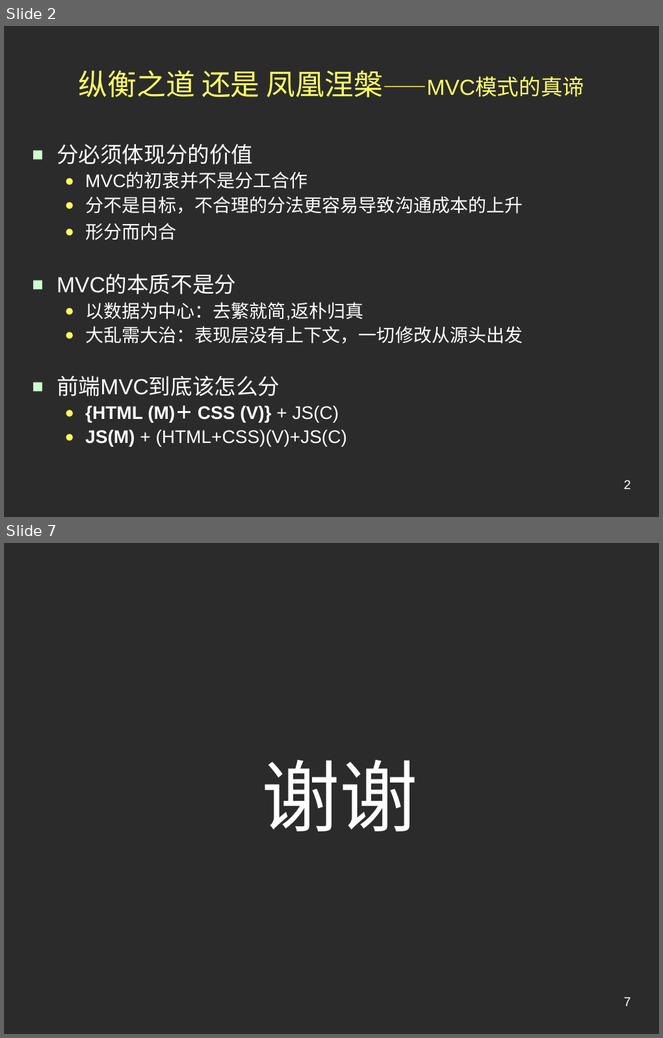
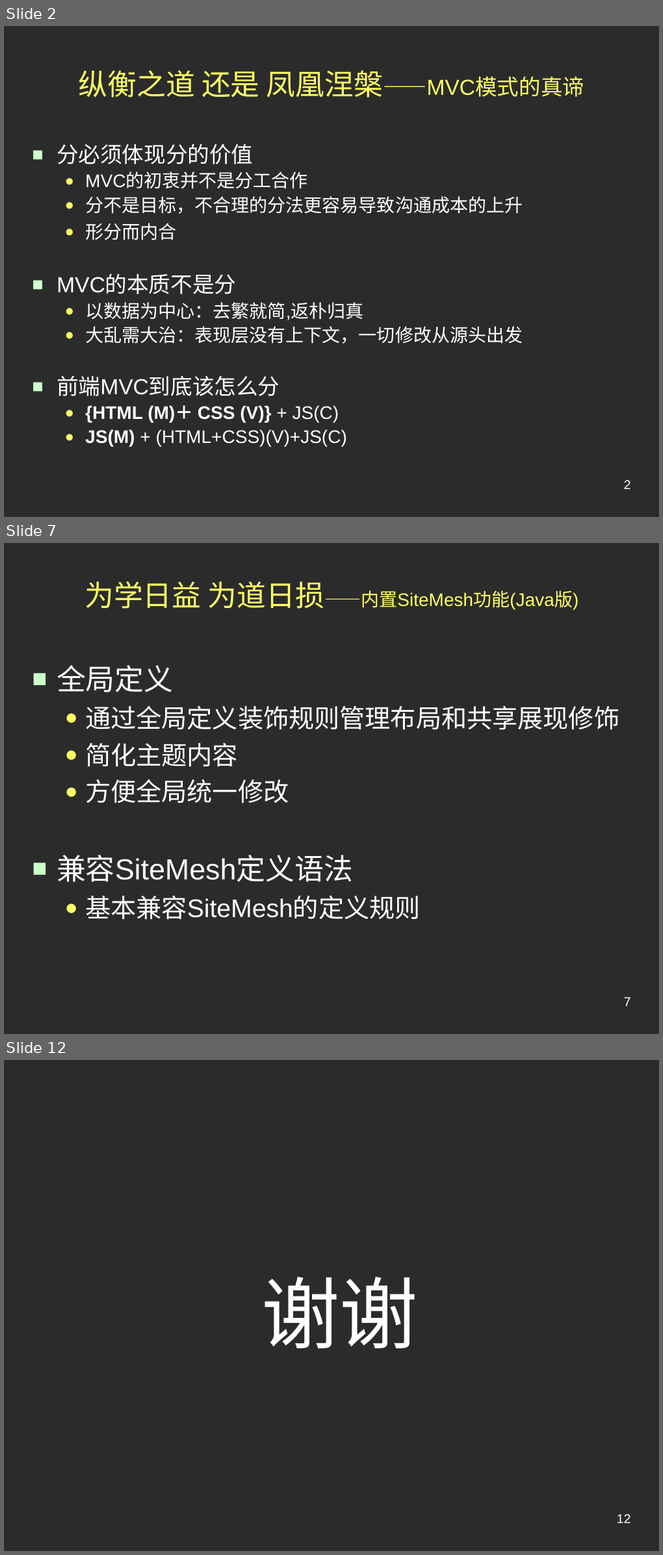
Before and after one commit to conzi/lite, a slide deck: Lite/web/doc/Preview.ppt. Shown one above the other, each under a label of ours: slides 2 and 7 before the commit, slides 2, 7 and 12 after it; the slides between them are not shown. The pictures are 663x1038 and 663x1555 pixels, drawn with LibreOffice and Linux fonts; fonts in the diff are those of the drawing; background and template pictures are left out; a plain dark background stands for a picture behind light text. Boxes give left, top, right and bottom in pixels: in the first picture for what was removed or moved away, otherwise in the second. Text is boxed around its words. In the diff, an @@ line names an element or a change of style, - is before the commit and + after.

```diff
--- a/Lite/web/doc/Preview.ppt
+++ b/Lite/web/doc/Preview.ppt
@@ slide 7 added at (x1=4, y1=543, x2=659, y2=1034), background picture (left out) @@
@@ title added at (x1=85, y1=581, x2=579, y2=610), 20 pt, text #FFFF66 @@
+为学日益 为道日损——内置SiteMesh功能(Java版)
@@ text added at (x1=57, y1=665, x2=620, y2=919), 28 pt, text #FFFFFF @@
+■ 全局定义
+  ● 通过全局定义装饰规则管理布局和共享展现修饰
+  ● 简化主题内容
+  ● 方便全局统一修改
+■ 兼容SiteMesh定义语法
+  ● 基本兼容SiteMesh的定义规则
@@ page number added at (x1=624, y1=997, x2=631, y2=1006), 14 pt, text #FFFFFF @@
+7
@@ what was slide 7 is now slide 12 @@
@@ page number at (x1=617, y1=1514, x2=631, y2=1523): text changed @@
-7
+12
```
Also in this commit, not shown: 4 slides changed, 4 other slides added.
